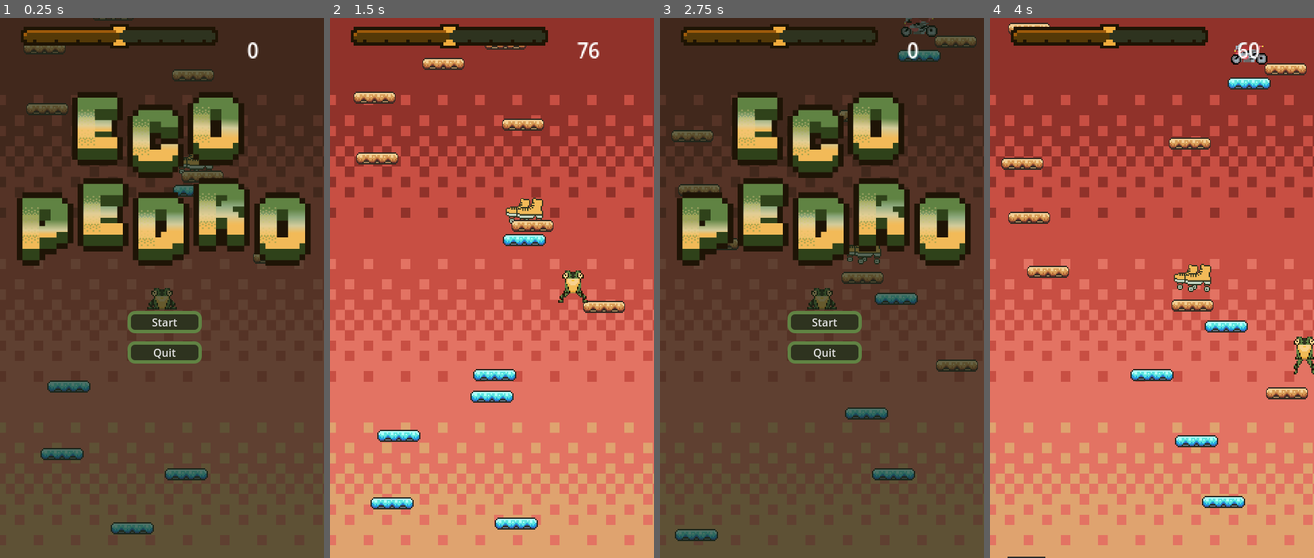
Above: before the commit, frames 1-4 (left to right).
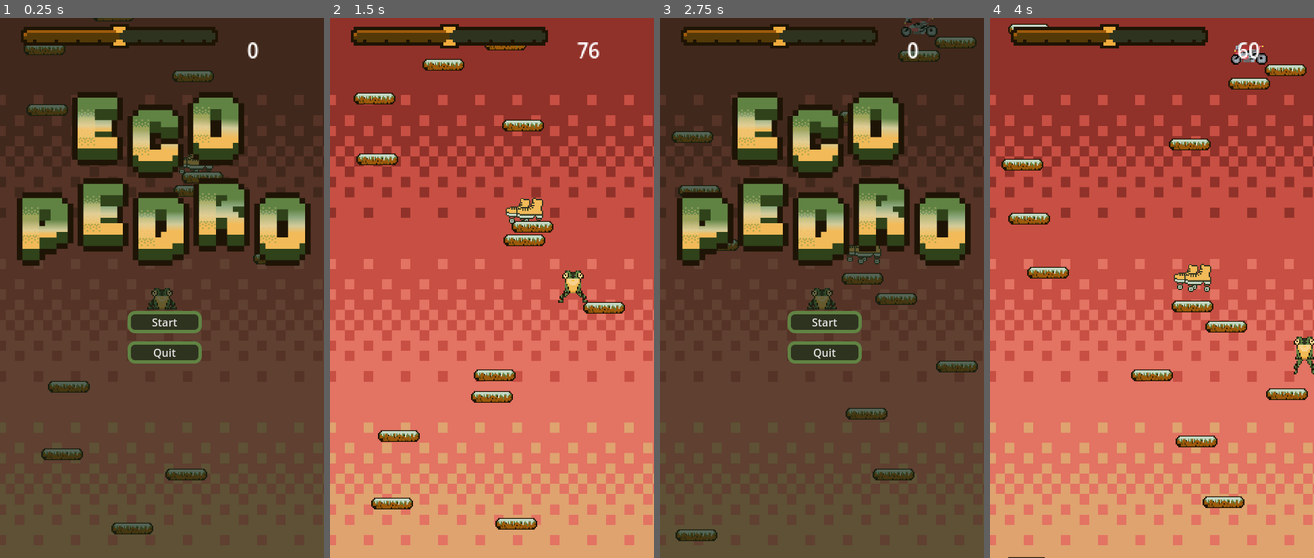
Above: after the commit, the same moments.

Repository: stefko-jam/Game_Jam
Game: Godot game, scene res://scenes/game.tscn
The game is run twice, just before and just after one commit, with the same random seed, the same clock (stepped at 60 frames per second) and the same inputs.
Inputs:
- Up to frame 1 (0.25 s): no input
- Up to frame 2 (1.5 s): click "Start" at 0.5 s; hold D (right) from 1.28 s (still down)
- Up to frame 3 (2.75 s): release D (right) at 2 s; click "Restart" at 2 s
- Up to frame 4 (4 s): click "Start" at 2.75 s; hold D (right) from 3.53 s (still down)

The runs differ from the first frame. In frame 1, 1.7% of the frame differs, in the area x 7-82%, y 0-96%; in frame 2, 3.6%; in frame 3, 2.0%; in frame 4, 3.7%, in the area x 3-99%, y 0-100%.

Commit message:
Platforms changed

Diff:
--- a/scenes/platform.tscn
+++ b/scenes/platform.tscn
@@ -1,7 +1,7 @@
 [gd_scene load_steps=5 format=3 uid="uid://tjhp1kl5g3nj"]
 
-[ext_resource type="Texture2D" uid="uid://26g8v3dk8mrv" path="res://assets/sprites/platforms.png" id="1_ba0x2"]
 [ext_resource type="Script" uid="uid://dyrof48sl550k" path="res://scripts/platform_base.gd" id="1_nlgqw"]
+[ext_resource type="Texture2D" uid="uid://c8j04yp0sdx7c" path="res://assets/sprites/Platformgoodsimple1.png" id="2_507ja"]
 [ext_resource type="Texture2D" uid="uid://dm4mjqb0jmyy0" path="res://assets/sprites/platform_good.png" id="3_507ja"]
 
 [sub_resource type="RectangleShape2D" id="RectangleShape2D_nlgqw"]
@@ -11,7 +11,8 @@
 script = ExtResource("1_nlgqw")
 
 [node name="Sprite2D" type="Sprite2D" parent="."]
-texture = ExtResource("1_ba0x2")
+visible = false
+texture = ExtResource("2_507ja")
 region_enabled = true
 region_rect = Rect2(15.7627, 47.3772, 32.4829, 10.3594)
 
@@ -26,6 +27,5 @@
 one_way_collision = true
 
 [node name="PlatformGood" type="Sprite2D" parent="."]
-visible = false
 scale = Vector2(0.235294, 0.235294)
-texture = ExtResource("3_507ja")
+texture = ExtResource("2_507ja")
--- a/scenes/platform_moving.tscn
+++ b/scenes/platform_moving.tscn
@@ -1,10 +1,16 @@
-[gd_scene load_steps=3 format=3 uid="uid://crwefbmpqu84q"]
+[gd_scene load_steps=4 format=3 uid="uid://crwefbmpqu84q"]
 
 [ext_resource type="PackedScene" uid="uid://tjhp1kl5g3nj" path="res://scenes/platform.tscn" id="1_1trf0"]
 [ext_resource type="Script" uid="uid://dlrveb3nf2pwr" path="res://scripts/platform_moving.gd" id="2_ve7sx"]
+[ext_resource type="Texture2D" uid="uid://ci5bg853rheif" path="res://assets/sprites/Platformbadsimple1.png" id="3_2jlt1"]
 
 [node name="Platform" instance=ExtResource("1_1trf0")]
 script = ExtResource("2_ve7sx")
+move_distance = 100.0
+move_speed = 60.0
 
 [node name="Sprite2D" parent="." index="0"]
 region_rect = Rect2(16.3344, 0.294933, 31.3364, 8.55826)
+
+[node name="PlatformGood" parent="." index="3"]
+texture = ExtResource("3_2jlt1")
Binary file added: assets/sprites/Platformbadsimple1.png
Not shown, added: assets/sprites/Platformbadsimple1.png.import
Binary file added: assets/sprites/Platformgoodsimple1.png
Not shown, added: assets/sprites/Platformgoodsimple1.png.import
